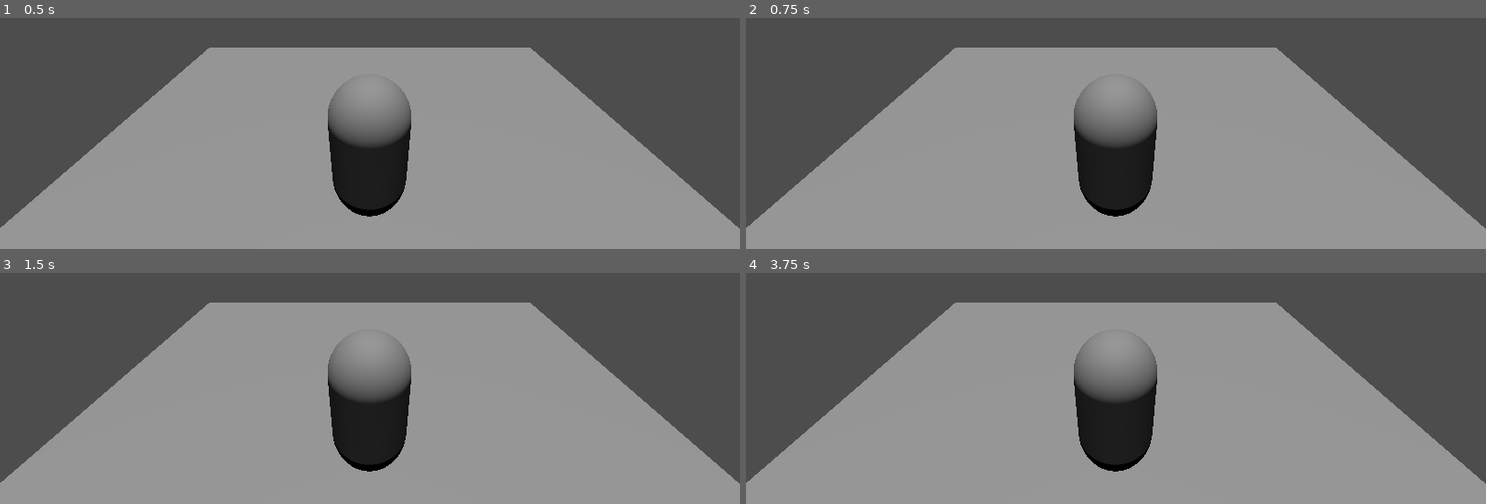
Above: before the commit, frames 1-4 (two rows, left to right).
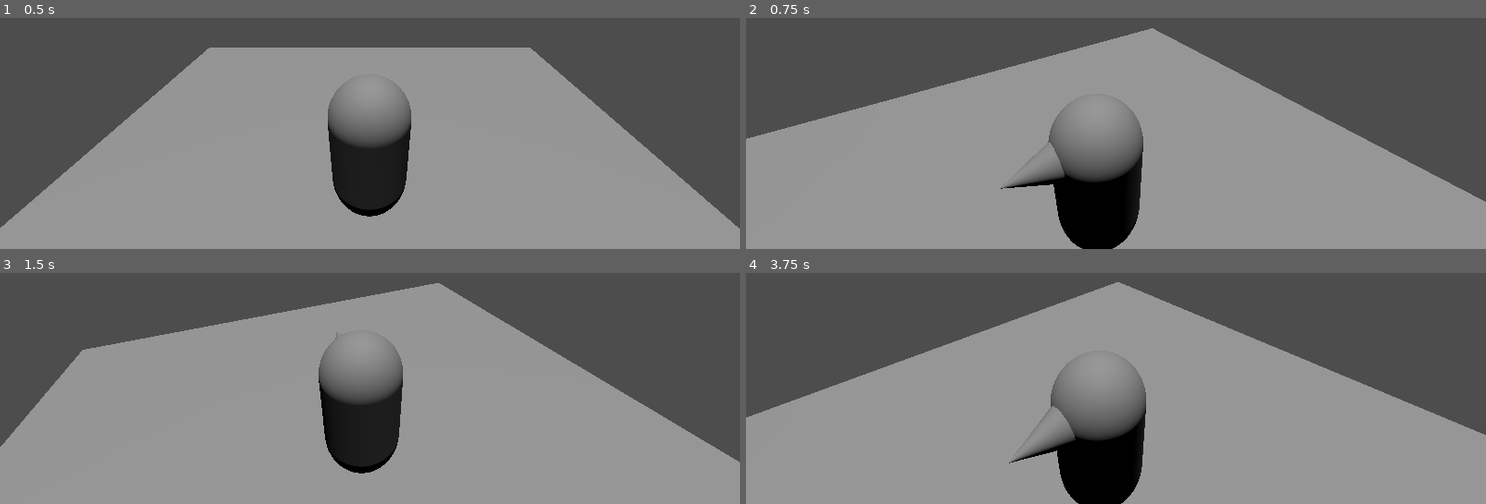
Above: after the commit, the same moments.

Repository: B1689542/Bannana-Barry-and-His-Quest-for-the-Third-Dimension
Game: Godot game, scene res://world.tscn
The game is run twice, just before and just after one commit, with the same random seed, the same clock (stepped at 60 frames per second) and the same inputs.
Inputs (mouse positions are in pixels of both pictures, inside the frame that each line leads up to):
- Up to frame 1 (0.5 s): no input
- Up to frame 2 (0.75 s): tap Enter at 0.5 s; move the mouse to (1278, 20) at 0.52 s
- Up to frame 3 (1.5 s): tap Space at 1.25 s; move the mouse to (222, 316) at 1.27 s
- Up to frame 4 (3.75 s): tap Enter at 2, 3.5 s; move the mouse to (outside the picture) at 2.02 s; tap Space at 2.75 s; move the mouse to (1079, 379) at 2.77 s; move the mouse to (1338, 358) at 3.52 s

Frame 1 is identical in both runs. In frame 2, 16% of the frame differs, in the area x 0-100%, y 4-100%; in frame 3, 9.8%; in frame 4, 16%.

Commit message:
Update spring_arm_3d.gd

Diff:
--- a/spring_arm_3d.gd
+++ b/spring_arm_3d.gd
@@ -13,3 +13,4 @@
 func _input(event):
 	if event is InputEventMouseMotion:
 		print("Mouse Motion at: ", event.position)
+		rotate_y(.005*event.position.x)
